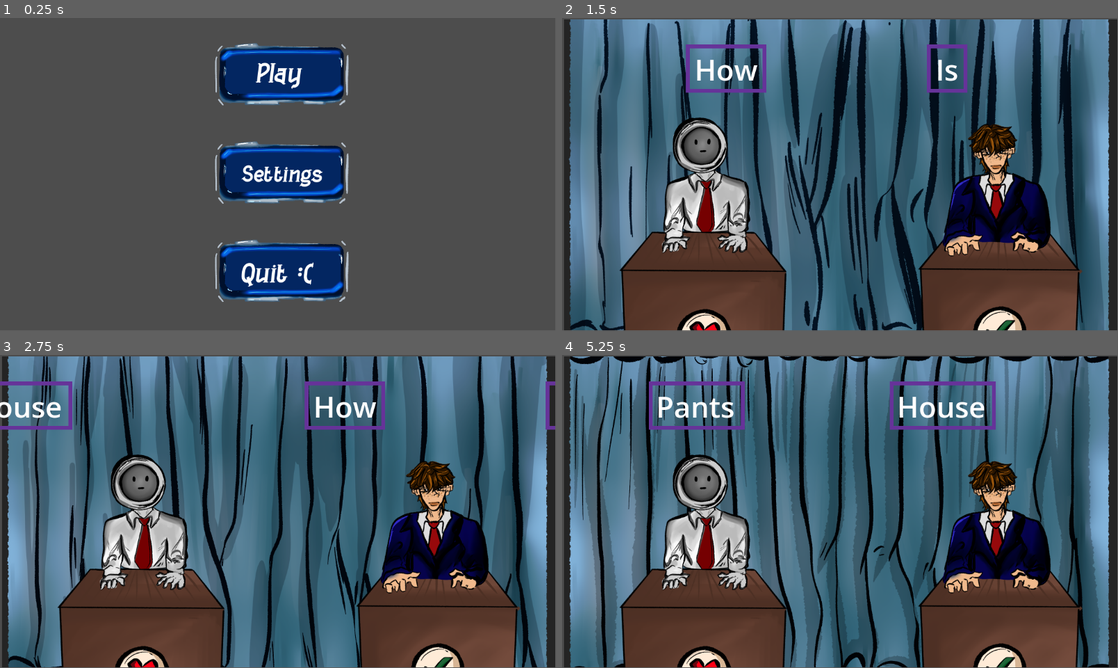
Above: before the commit, frames 1-4 (two rows, left to right).
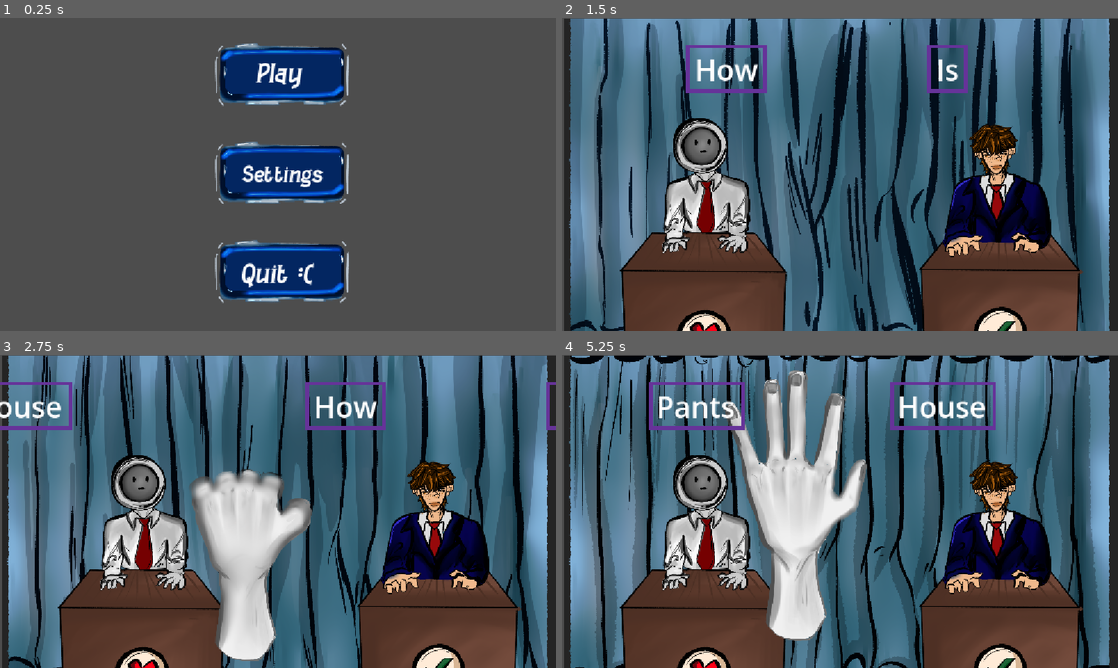
Above: after the commit, the same moments.

Repository: bunnybunnybun/AI-Takeover
Game: Godot game, scene res://scenes/main_menu.tscn
The game is run twice, just before and just after one commit, with the same random seed, the same clock (stepped at 60 frames per second) and the same inputs.
Inputs (mouse positions are in pixels of both pictures, inside the frame that each line leads up to):
- Up to frame 1 (0.25 s): no input
- Up to frame 2 (1.5 s): click "Play" at 0.5 s; tap Enter (ui_accept) at 1.25 s; move the mouse to (962, 158) at 1.27 s; hold Tab (telegraph_button) from 1.28 s (still down); click (962, 158) at 1.42 s
- Up to frame 3 (2.75 s): tap Enter (ui_accept) at 1.52, 2.27 s; move the mouse to (166, 527) at 2.02 s; release Tab (telegraph_button) at 2.03 s; tap Tab (telegraph_button) at 2.1 s; click (166, 527) at 2.17 s
- Up to frame 4 (5.25 s): move the mouse to (895, 442) at 2.77 s; hold Tab (telegraph_button) 2.78-3.53 s; click (895, 442) at 2.92 s; move the mouse to (812, 574) at 3.52 s; tap Tab (telegraph_button) at 3.6, 5.1 s; click (812, 574) at 3.67 s; tap Enter (ui_accept) at 3.77, 4.52 s; move the mouse to (1006, 558) at 4.27 s; hold Tab (telegraph_button) 4.28-5.03 s; click (1006, 558) at 4.42 s; move the mouse to (673, 464) at 5.02 s; click (673, 464) at 5.17 s
In our replay, the window is 799x449 before the commit and 800x450 after it. These sizes can differ from the game's own. Grey fills any space a smaller window leaves; there, only what the larger window draws over its background counts as a difference.

The runs differ from the first frame. In frame 1, 2.6% of the frame differs, in the area x 38-63%, y 8-92%; in frame 2, 7.4%; in frame 3, 15%; in frame 4, 19%, in the area x 0-100%, y 0-100%.

Commit message:
Fixed hand rendering behind the background. Set the game to scale up to monitor resolution instead of appearing tiny. Made the pause menu buttons consistent with the new style used by the main menu buttons.

Diff:
--- a/ai-takeover/project.godot
+++ b/ai-takeover/project.godot
@@ -18,6 +18,10 @@
 [autoload]
 
 TelegraphButtonStuff="*uid://dje1ybfetbkpy"
+
+[display]
+
+window/stretch/mode="canvas_items"
 
 [input]
 
--- a/ai-takeover/scenes/main.tscn
+++ b/ai-takeover/scenes/main.tscn
@@ -12,11 +12,11 @@
 [node name="main_menu" parent="." unique_id=1618483000 instance=ExtResource("2_sugp2")]
 visible = false
 
+[node name="River" parent="." unique_id=256900186 instance=ExtResource("4_jyhfs")]
+z_index = 150
+
+[node name="Node2D" parent="." unique_id=1823685871 instance=ExtResource("5_tbgi4")]
+
 [node name="WordPush" parent="." unique_id=379484559 instance=ExtResource("3_jyhfs")]
 position = Vector2(490, 162)
 scale = Vector2(0.5, 0.5)
-
-[node name="Node2D" parent="." unique_id=1823685871 instance=ExtResource("5_tbgi4")]
-
-[node name="River" parent="." unique_id=256900186 instance=ExtResource("4_jyhfs")]
-z_index = 150
--- a/ai-takeover/scenes/pause_menu.tscn
+++ b/ai-takeover/scenes/pause_menu.tscn
@@ -2,12 +2,13 @@
 
 [ext_resource type="Script" uid="uid://c02ieew0nt52q" path="res://scripts/pause_menu.gd" id="1_n87rw"]
 [ext_resource type="Shader" uid="uid://7rkd4deky1in" path="res://shaders/pause_menu_blur.gdshader" id="2_1s2dm"]
-[ext_resource type="Texture2D" uid="uid://cawyt4qo1bc5d" path="res://icon.svg" id="2_88e76"]
-[ext_resource type="Texture2D" uid="uid://dho0m6j3sic33" path="res://images/button/Illustration50 (2).png" id="2_kukqi"]
-[ext_resource type="Texture2D" uid="uid://ch5eideia2mi0" path="res://images/button/Illustration50.png" id="2_myx47"]
-[ext_resource type="Texture2D" uid="uid://b5sb4w1ibapc4" path="res://images/button/Illustration50 (1).png" id="3_7l7mv"]
+[ext_resource type="Texture2D" uid="uid://c04k1xc47kejl" path="res://assets/images/button/Illustration50 (3).png" id="3_ofnjo"]
+[ext_resource type="Texture2D" uid="uid://dho0m6j3sic33" path="res://assets/images/button/Illustration50 (2).png" id="4_1rgno"]
 [ext_resource type="Script" uid="uid://d18ynwr7x5br2" path="res://scripts/pause_menu_resume.gd" id="4_5d2l8"]
+[ext_resource type="Texture2D" uid="uid://b5sb4w1ibapc4" path="res://assets/images/button/Illustration50 (1).png" id="5_4hnlu"]
+[ext_resource type="Texture2D" uid="uid://iu1fvdwuhyso" path="res://assets/images/button/Illustration.png" id="6_3o3g3"]
 [ext_resource type="Script" uid="uid://c4vb2assg1dhg" path="res://scripts/pause_menu_quit.gd" id="6_v4r4p"]
+[ext_resource type="FontFile" uid="uid://buydc1jct145k" path="res://assets/fonts/ClearGulchOblique-R9xvW.otf" id="8_h5b1d"]
 
 [sub_resource type="ShaderMaterial" id="ShaderMaterial_88e76"]
 shader = ExtResource("2_1s2dm")
@@ -60,10 +61,6 @@
 grow_vertical = 2
 script = ExtResource("1_n87rw")
 
-[node name="Icon" type="Sprite2D" parent="." unique_id=356879689]
-position = Vector2(352, 383)
-texture = ExtResource("2_88e76")
-
 [node name="blur" type="ColorRect" parent="." unique_id=931613851]
 material = SubResource("ShaderMaterial_88e76")
 layout_mode = 1
@@ -100,10 +97,10 @@
 [node name="resume" type="TextureButton" parent="VBoxContainer" unique_id=1321088289]
 layout_mode = 2
 size_flags_vertical = 3
-texture_normal = ExtResource("2_kukqi")
-texture_pressed = ExtResource("3_7l7mv")
-texture_hover = ExtResource("2_myx47")
-texture_focused = ExtResource("2_myx47")
+texture_normal = ExtResource("3_ofnjo")
+texture_pressed = ExtResource("4_1rgno")
+texture_hover = ExtResource("5_4hnlu")
+texture_focused = ExtResource("6_3o3g3")
 stretch_mode = 5
 script = ExtResource("4_5d2l8")
 
@@ -114,6 +111,7 @@
 anchor_bottom = 1.0
 grow_horizontal = 2
 grow_vertical = 2
+theme_override_fonts/font = ExtResource("8_h5b1d")
 theme_override_font_sizes/font_size = 42
 text = "Resume"
 horizontal_alignment = 1
@@ -122,10 +120,10 @@
 [node name="quit" type="TextureButton" parent="VBoxContainer" unique_id=274184941]
 layout_mode = 2
 size_flags_vertical = 3
-texture_normal = ExtResource("2_kukqi")
-texture_pressed = ExtResource("3_7l7mv")
-texture_hover = ExtResource("2_myx47")
-texture_focused = ExtResource("2_myx47")
+texture_normal = ExtResource("3_ofnjo")
+texture_pressed = ExtResource("4_1rgno")
+texture_hover = ExtResource("5_4hnlu")
+texture_focused = ExtResource("6_3o3g3")
 stretch_mode = 5
 script = ExtResource("6_v4r4p")
 
@@ -136,6 +134,7 @@
 anchor_bottom = 1.0
 grow_horizontal = 2
 grow_vertical = 2
+theme_override_fonts/font = ExtResource("8_h5b1d")
 theme_override_font_sizes/font_size = 42
 text = "Quit"
 horizontal_alignment = 1
Not shown: 1 places in ai-takeover/scenes/main.tscn that only renumber resources
